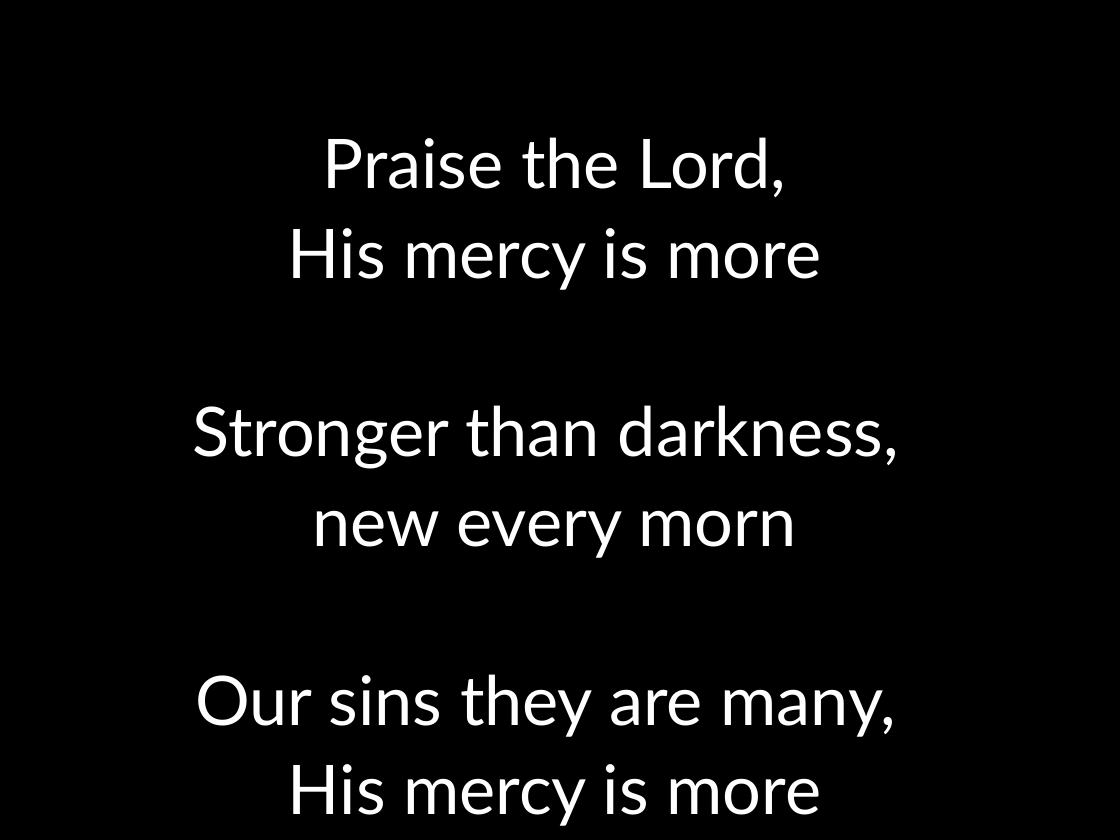
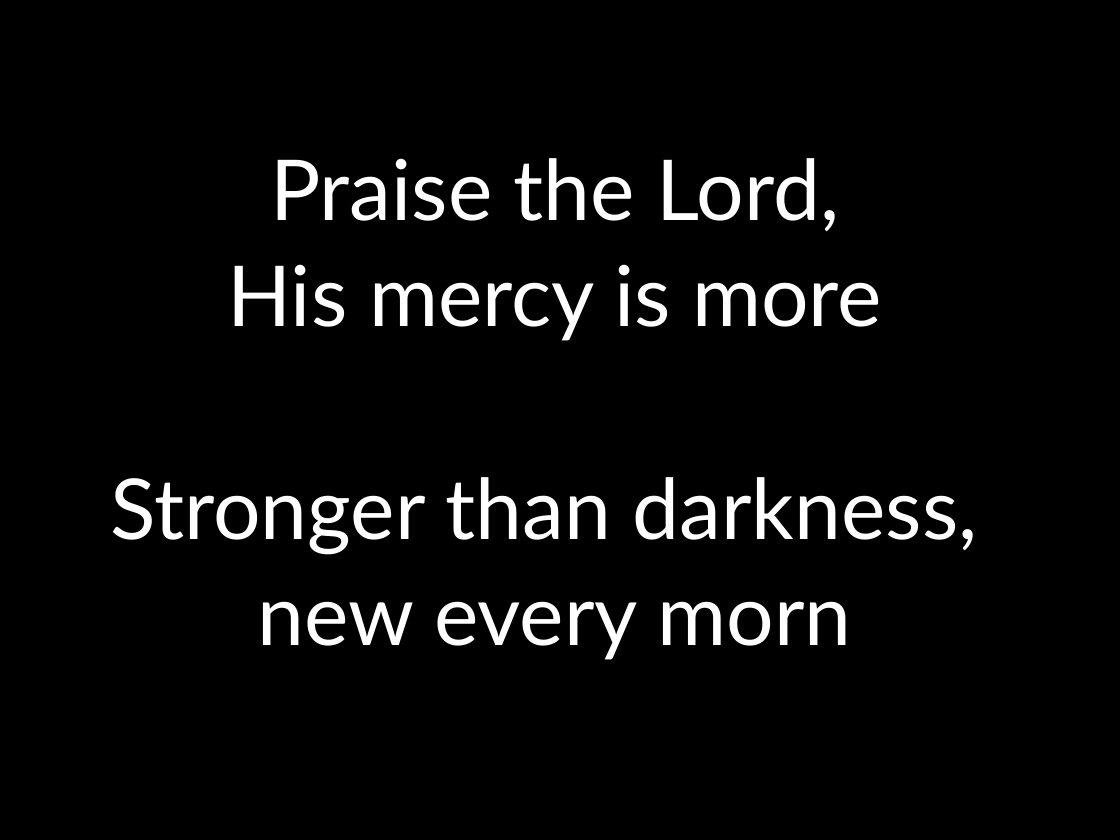
Before and after one commit to kendall412/worship, a slide deck: slide 2 of His Mercy is More.pptx. Drawn at 1120x840 pixels with LibreOffice and Linux fonts; fonts in the diff are those of the drawing. Boxes give left, top, right and bottom in pixels: in the first picture for what was removed or moved away, otherwise in the second. Text is boxed around its words. In the diff, an @@ line names an element or a change of style, - is before the commit and + after.

```diff
--- a/His Mercy is More.pptx
+++ b/His Mercy is More.pptx
@@ subtitle "Praise the Lord," at (x1=111, y1=158, x2=977, y2=660): size 44 to 54 pt @@
@@ subtitle at (x1=195, y1=674, x2=896, y2=826): paragraphs removed @@
-Our sins they are many,
-His mercy is more
```
Also in this commit, not shown: 9 other slides changed, 4 slides added, 102 other files.
